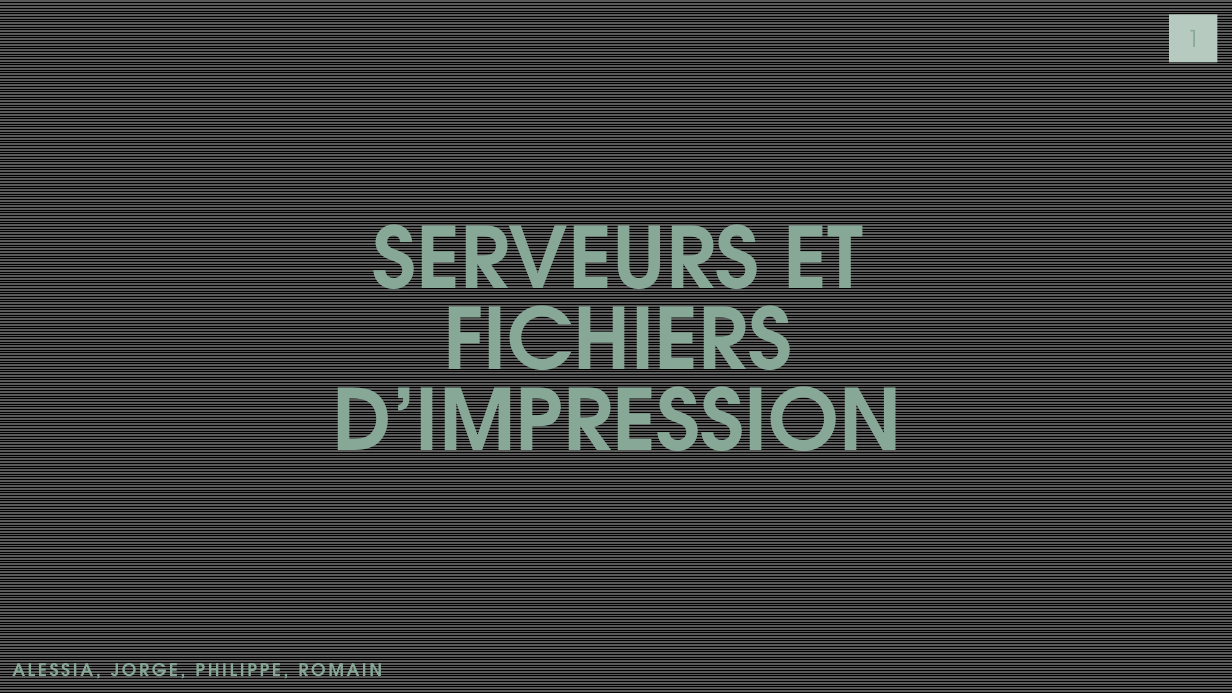
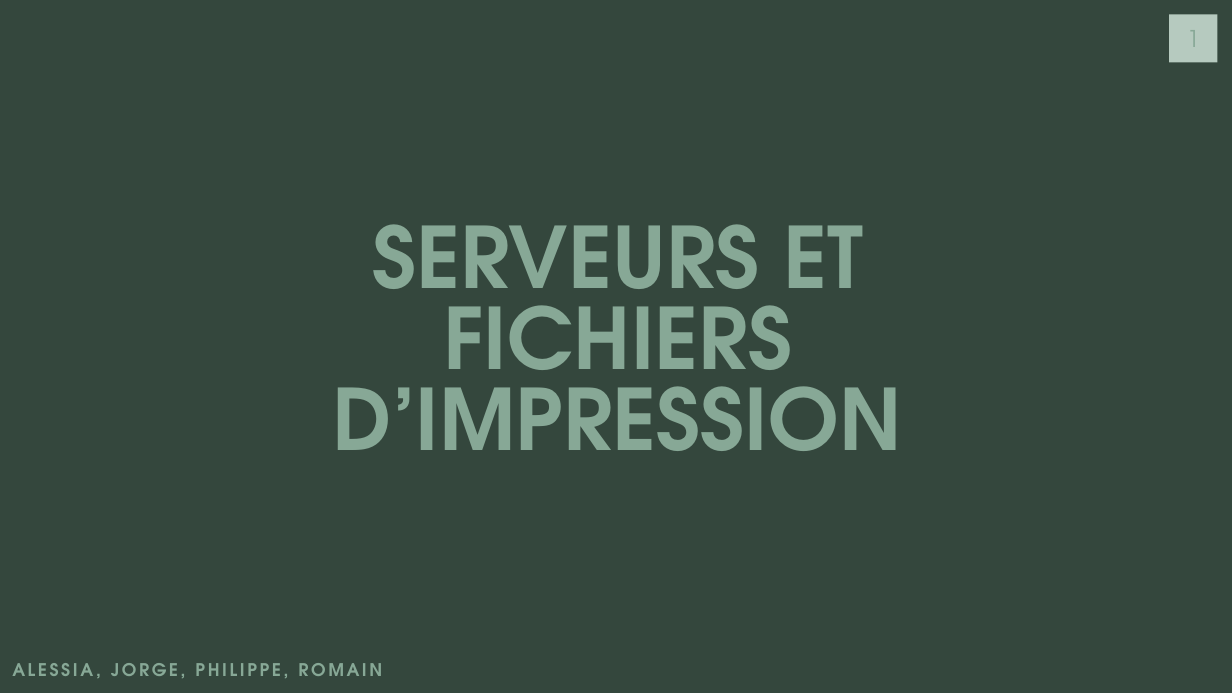
Before and after one commit to J0rg321/Serveur_Fichiers_ICT-123, a slide deck: slide 1 of SERVEUR ET FICHIERS D’IMPRESSION.pptx. Drawn at 1232x693 pixels with LibreOffice and Linux fonts; fonts in the diff are those of the drawing. Boxes give left, top, right and bottom in pixels: in the first picture for what was removed or moved away, otherwise in the second. Text is boxed around its words. In the diff, an @@ line names an element or a change of style, - is before the commit and + after.

```diff
--- a/SERVEUR ET FICHIERS D’IMPRESSION.pptx
+++ b/SERVEUR ET FICHIERS D’IMPRESSION.pptx
@@ background pattern #000000 on #595959 to #34473D @@
```
Also in this commit, not shown: 1 other slide changed, 6 slides added, 3 slides removed.
